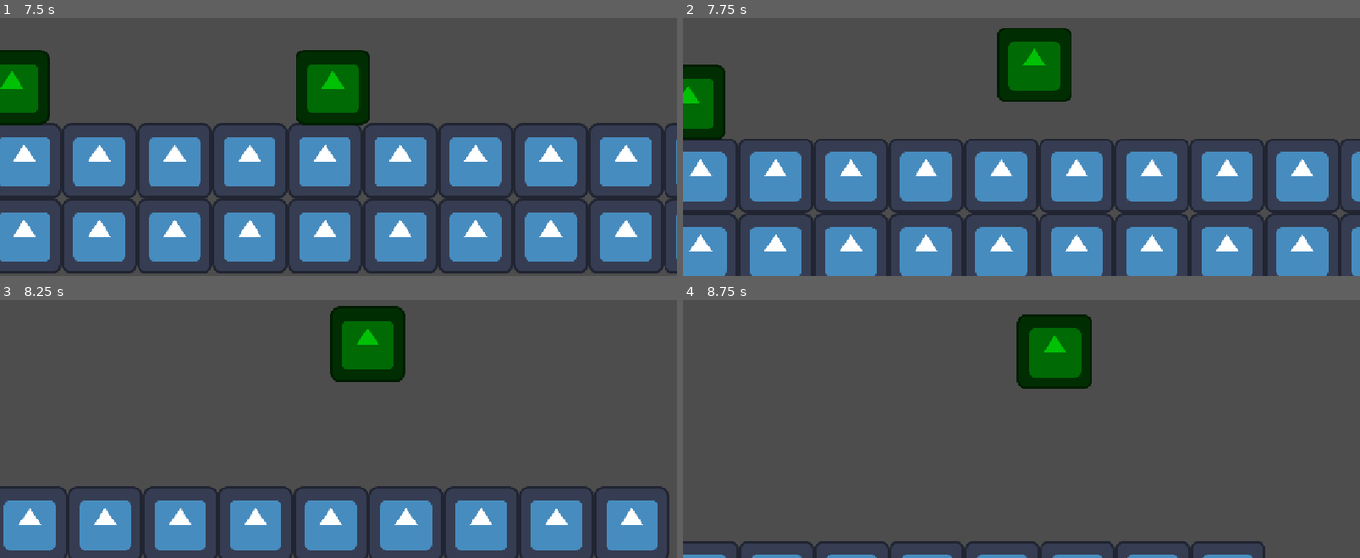
Above: before the commit, frames 1-4 (two rows, left to right).
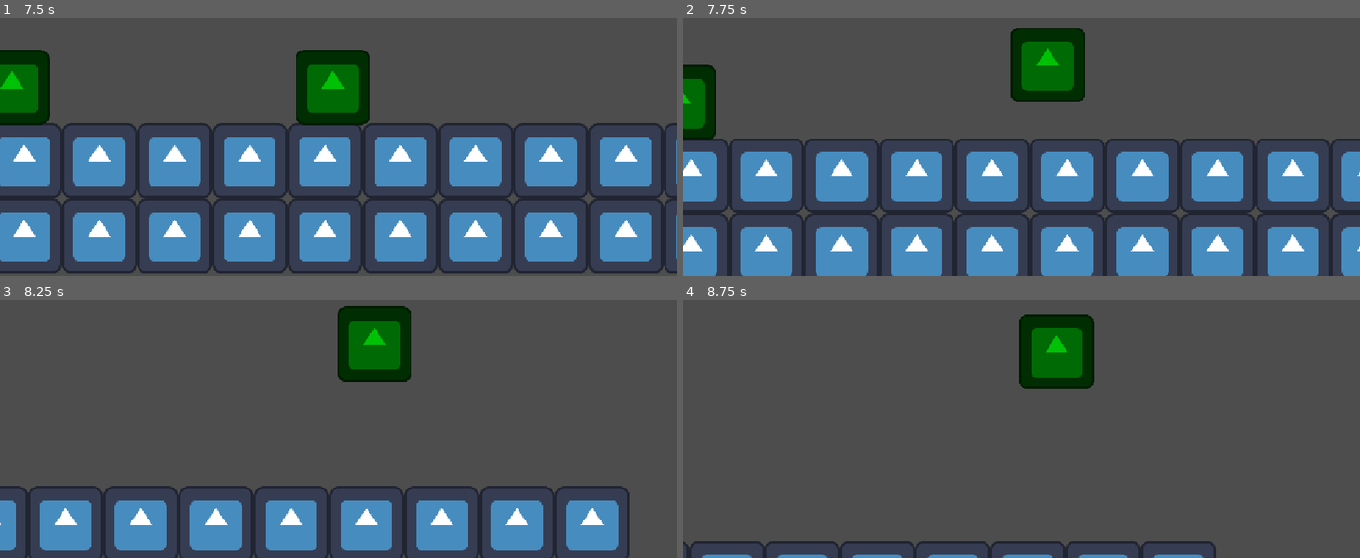
Above: after the commit, the same moments.

Repository: YiepFox/mmj-finale-game
Game: Godot game, scene res://node_2d.tscn
The game is run twice, just before and just after one commit, with the same random seed, the same clock (stepped at 60 frames per second) and the same inputs. The project has no main scene, so this scene is started directly. The engine's default icon, where the game draws it, is replaced by a stand-in: a white triangle on a blue panel in a dark square.
Inputs (mouse positions are in pixels of both pictures, inside the frame that each line leads up to):
- Up to frame 1 (7.5 s): move the mouse to (487, 67) at 0.52 s; hold D (move_right) 0.53-2.03 s; click (487, 67) at 0.6 s; tap Space (jump) at 0.77, 1.52, 3.02, 3.77, 4.52, 6.02, 6.77 s; right-click (487, 67) at 0.8 s; move the mouse to (203, 105) at 1.27 s; right-click (203, 105) at 1.35 s; click (203, 105) at 1.55 s; move the mouse to (outside the picture) at 2.02 s; hold A (move_left) 2.03-2.78 s; tap Z (infect) at 2.1, 6.6 s; right-click (outside the picture) at 2.3 s; move the mouse to (304, 162) at 2.77 s; hold D (move_right) 2.78-4.28 s; tap X (interact) at 2.85, 7.35 s; click (304, 162) at 3.05 s; move the mouse to (541, 141) at 3.52 s; click (541, 141) at 3.6 s; right-click (541, 141) at 3.8 s; move the mouse to (135, 28) at 4.27 s; hold A (move_left) 4.28-5.03 s; right-click (135, 28) at 4.35 s; click (135, 28) at 4.55 s; move the mouse to (372, 85) at 5.02 s; hold D (move_right) 5.03-5.78 s; click (372, 85) at 5.1 s; right-click (372, 85) at 5.3 s; move the mouse to (outside the picture) at 5.77 s; hold A (move_left) 5.78-7.28 s; right-click (outside the picture) at 5.85 s; click (outside the picture) at 6.05 s; move the mouse to (487, 67) at 6.52 s; right-click (487, 67) at 6.8 s; move the mouse to (203, 105) at 7.27 s; hold D (move_right) from 7.28 s (still down)
- Up to frame 2 (7.75 s): keep holding D (move_right); tap Space (jump) at 7.52 s; click (886, 105) at 7.55 s
- Up to frame 3 (8.25 s): keep holding D (move_right); move the mouse to (outside the picture) at 8.02 s; click (outside the picture) at 8.1 s
- Up to frame 4 (8.75 s): keep holding D (move_right); right-click (outside the picture) at 8.3 s

Frame 1 is identical in both runs. In frame 2, 22% of the frame differs, in the area x 0-100%, y 3-100%; in frame 3, 15%; in frame 4, 1.8%.

Commit message:
Update parasite.gd

Diff:
--- a/Scenes/Parasite/parasite.gd
+++ b/Scenes/Parasite/parasite.gd
@@ -75,9 +75,9 @@
 	else:
 		_aquatic_movement(delta)
 
-	if _current_enemy and Input.is_action_just_pressed("move_1"):
+	if Input.is_action_just_pressed("move_1"):
 		_try_use_move(0)
-	if _current_enemy and Input.is_action_just_pressed("move_2"):
+	if Input.is_action_just_pressed("move_2"):
 		_try_use_move(1)
 
 	if not _can_attack:
